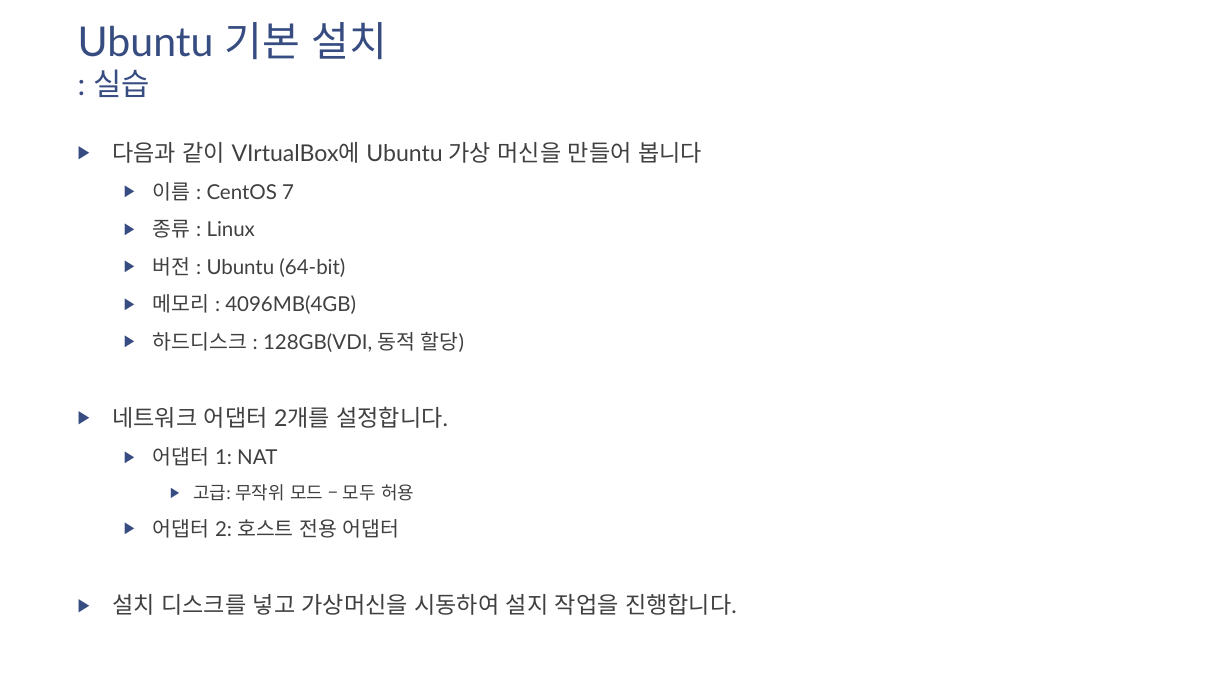
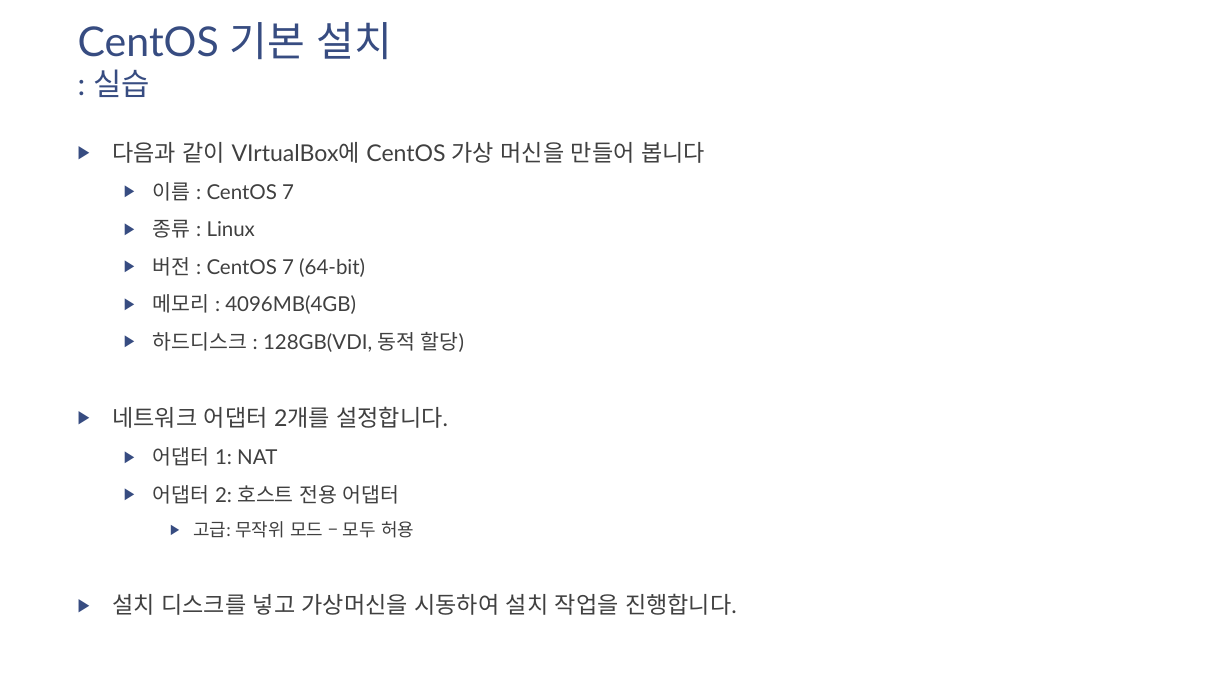
Before and after one commit to namsk/datascience-lecture-draft, a slide deck: slide 2 of slides/drafts/07-install-hadoop-on-centos7.pptx. Drawn at 1232x693 pixels with LibreOffice and Linux fonts; fonts in the diff are those of the drawing. Boxes give left, top, right and bottom in pixels: in the first picture for what was removed or moved away, otherwise in the second. Text is boxed around its words. In the diff, an @@ line names an element or a change of style, - is before the commit and + after.

```diff
--- a/slides/drafts/07-install-hadoop-on-centos7.pptx
+++ b/slides/drafts/07-install-hadoop-on-centos7.pptx
@@ title at box(78, 22, 393, 97): text changed @@
-Ubuntu 기본 설치
-: 실습
+CentOS 기본 설치
+: 실습
@@ text at box(112, 142, 705, 163): text changed @@
-▶ 다음과 같이 VIrtualBox에 Ubuntu 가상 머신을 만들어 봅니다
+▶ 다음과 같이 VIrtualBox에 CentOS 가상 머신을 만들어 봅니다
@@ text at box(153, 257, 365, 277): text changed @@
-  ▶ 버전 : Ubuntu (64-bit)
+  ▶ 버전 : CentOS 7 (64-bit)
@@ text at box(153, 485, 400, 504): paragraph added @@
+  ▶ 어댑터 2: 호스트 전용 어댑터
@@ text at box(112, 593, 737, 615): text changed @@
-  ▶ 어댑터 2: 호스트 전용 어댑터
-▶ 설치 디스크를 넣고 가상머신을 시동하여 설지 작업을 진행합니다.
+▶ 설치 디스크를 넣고 가상머신을 시동하여 설치 작업을 진행합니다.
```
Also in this commit, not shown: 4 other slides changed, 15 slides added, 19 other files.
